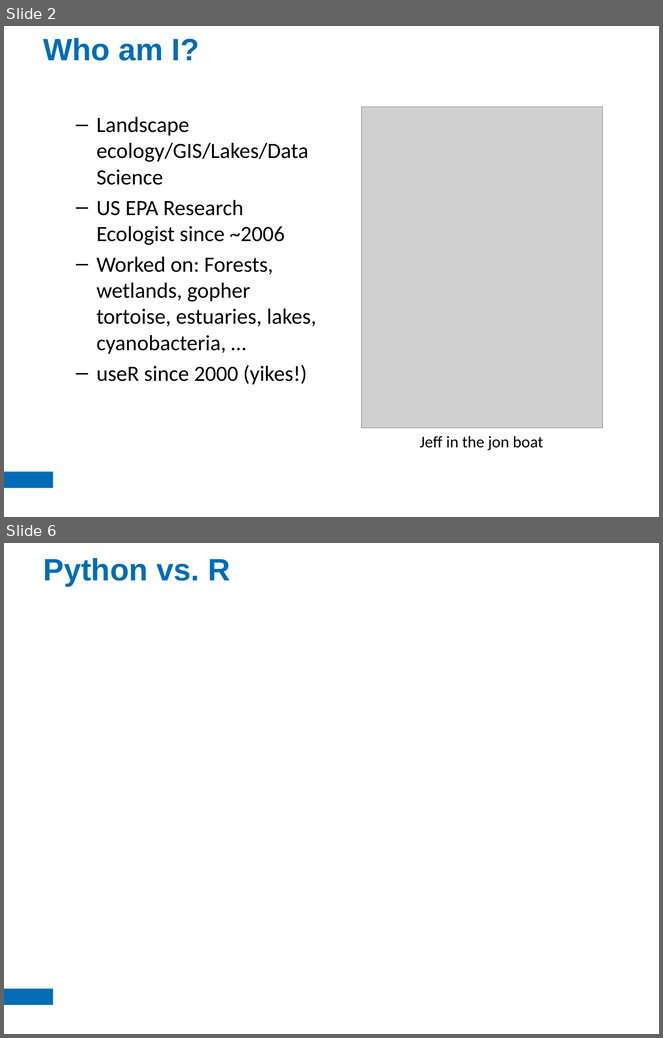
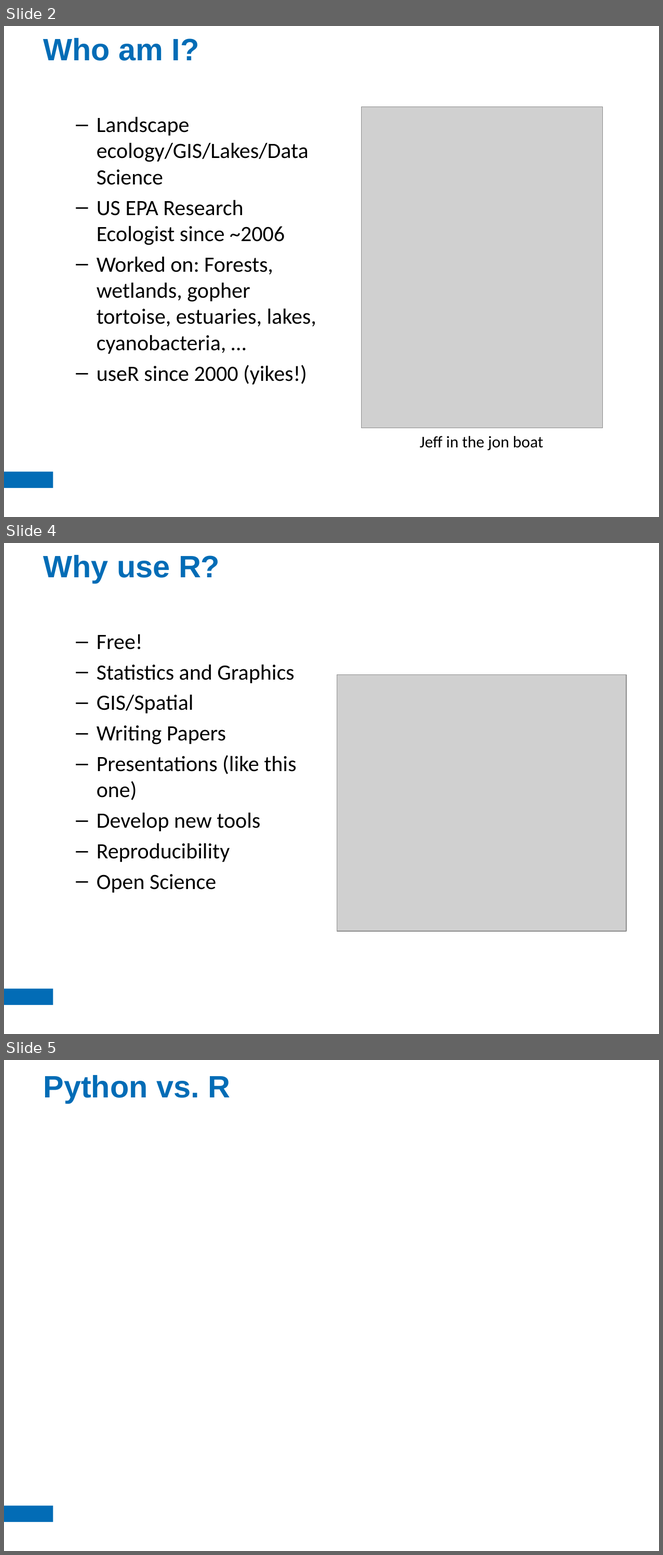
Before and after one commit to jhollist/eln_r_talk, a slide deck: eln_intro_r.pptx. Shown one above the other, each under a label of ours: slides 2 and 6 before the commit, slides 2, 4 and 5 after it; the slides between them are not shown. The pictures are 663x1038 and 663x1555 pixels, drawn with LibreOffice and Linux fonts; fonts in the diff are those of the drawing; grey boxes stand for pictures. Boxes give left, top, right and bottom in pixels: in the first picture for what was removed or moved away, otherwise in the second. Text is boxed around its words. In the diff, an @@ line names an element or a change of style, - is before the commit and + after.

```diff
--- a/eln_intro_r.pptx
+++ b/eln_intro_r.pptx
@@ slide 4 added at (x1=4, y1=543, x2=659, y2=1034), background #FFFFFF; not listed: 1 template element that a slide beside it also shows @@
@@ title added at (x1=43, y1=555, x2=220, y2=583), 34 pt, text #026CB6, bold @@
+Why use R?
@@ text added at (x1=97, y1=634, x2=296, y2=893), 24 pt, text #000000 @@
+  – Free!
+  – Statistics and Graphics
+  – GIS/Spatial
+  – Writing Papers
+  – Presentations (like this one)
+  – Develop new tools
+  – Reproducibility
+  – Open Science
@@ picture added at (x1=337, y1=675, x2=626, y2=931) @@
@@ what was slide 6 is now slide 5 @@
```
Also in this commit, not shown: 2 other slides added, 3 slides removed, 7 other files.
